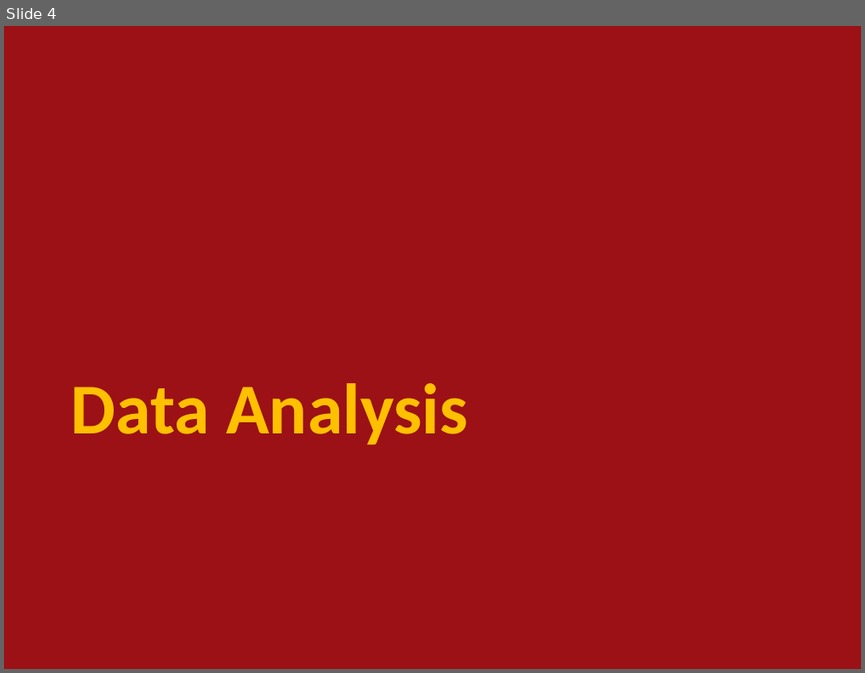
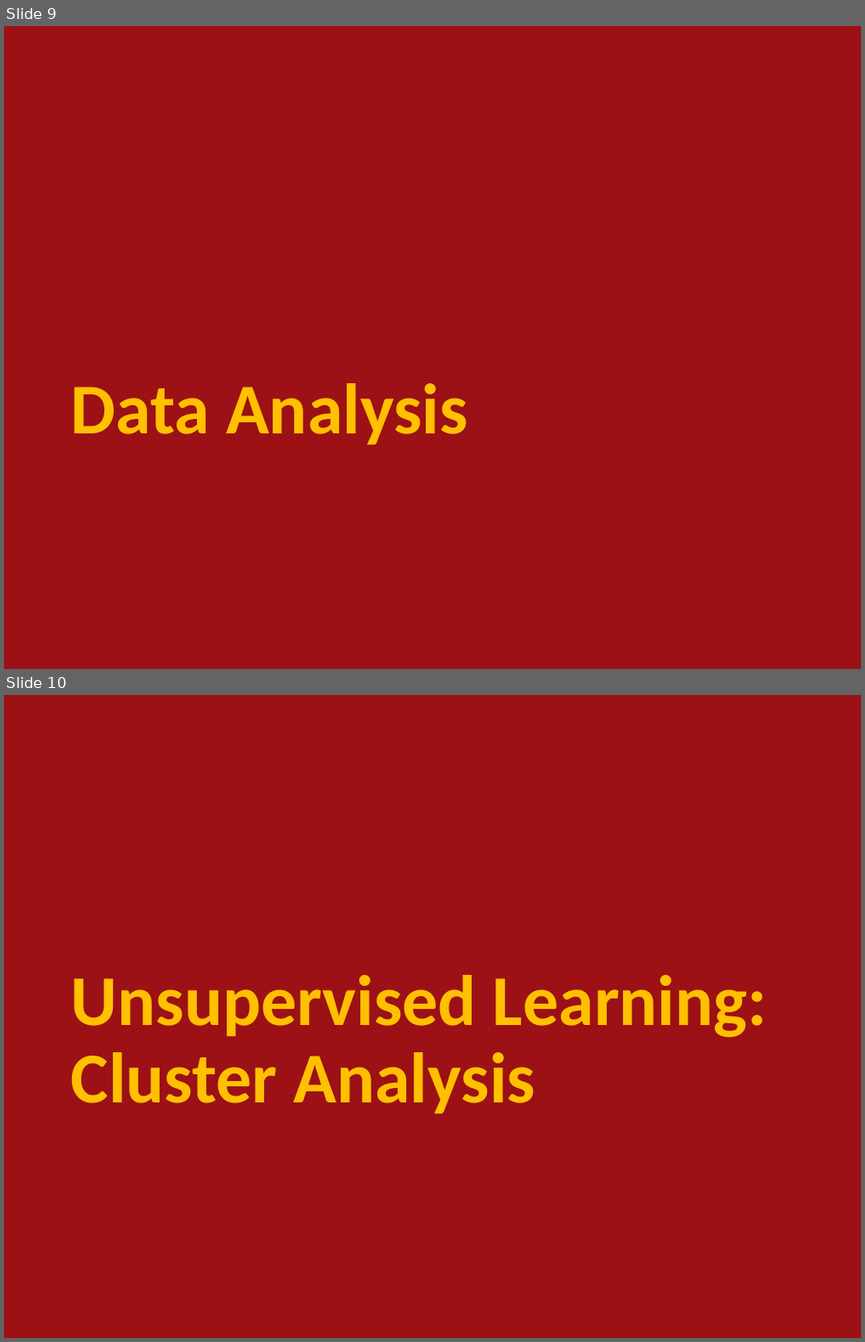
Before and after one commit to pillad3/ml-winter2019, a slide deck: Class Presentation.pptx. Shown one above the other, each under a label of ours: slide 4 before the commit, slides 9 and 10 after it. The pictures are 865x673 and 865x1342 pixels, drawn with LibreOffice and Linux fonts; fonts in the diff are those of the drawing; background and template pictures are left out. Boxes give left, top, right and bottom in pixels: in the first picture for what was removed or moved away, otherwise in the second. Text is boxed around its words. In the diff, an @@ line names an element or a change of style, - is before the commit and + after.

Commit message:
Presentation

```diff
--- a/Class Presentation.pptx
+++ b/Class Presentation.pptx
@@ slide 10 added at bbox=[4, 695, 861, 1338], background #FFFFFF; not listed: 2 template elements that a slide beside it also shows @@
@@ title added at bbox=[71, 975, 767, 1113], 60 pt, text #FFC000, bold @@
+Unsupervised Learning:
+Cluster Analysis
@@ what was slide 4 is now slide 9 @@
```
Also in this commit, not shown: 11 other slides added, 1 slide removed.
